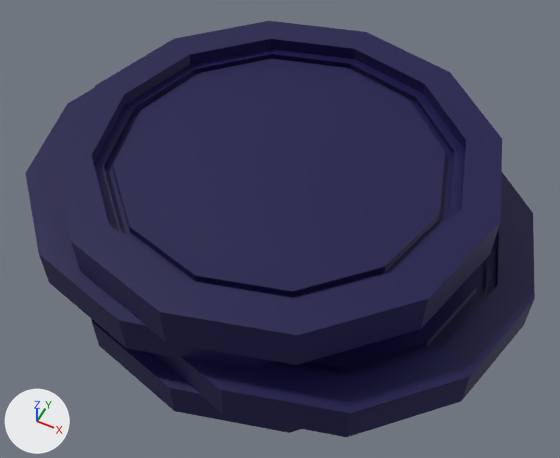
An edit to the FBX model Environment/UI_Poker_Stuff/UI_SM_Poker_Chip_Stack.fbx, drawn before and after from the same camera.
Before and after are seen from a 50 mm camera at (1.18, -2.31, 3.01) aimed at (0.06, -0.07, 0.21). Every picture has the same lights, and +X, +Y and +Z are marked at lower left. The picture after the commit comes second.

The first picture shows 'UI_SM_Poker_Stack'.
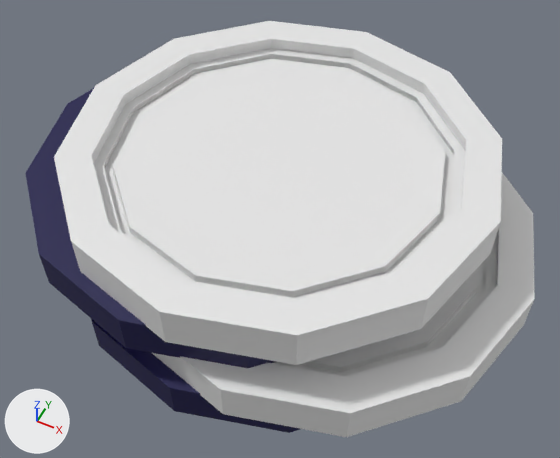
What differs and where, as boxes (x1, y1, x2, y2) in the pictures (560 x 458 px):
part 1 of me_circle_002, recoloured (dark blue to white): (54, 21, 535, 437) in both

The change, as a list of edits to the scene's bpy script:
```text
Add mat_ms_poker_chip_2:
    mat_ms_poker_chip_2 = principled_material('MS_Poker_Chip_2')
    mat_ms_poker_chip_2.base_color = (0.8, 0.8, 0.8)  # white #e7e7e7
Change me_circle_002:
    where me_circle_002.from_pydata(...)  # 768 vertices, 728 faces; spans x -1.19..1.26, y -1.0..1.0, z -0.1..0.67
    used by ob_ui_sm_poker_stack; location = (0.0, 0.0, 0.0)
    me_circle_002 part 1: 364 of the faces centred in x -0.91..1.19, y -0.93..0.93, z 0.09..0.67 switch from mat_ms_poker_chip (dark blue #0e0749) to mat_ms_poker_chip_2 (white #e7e7e7)
```
